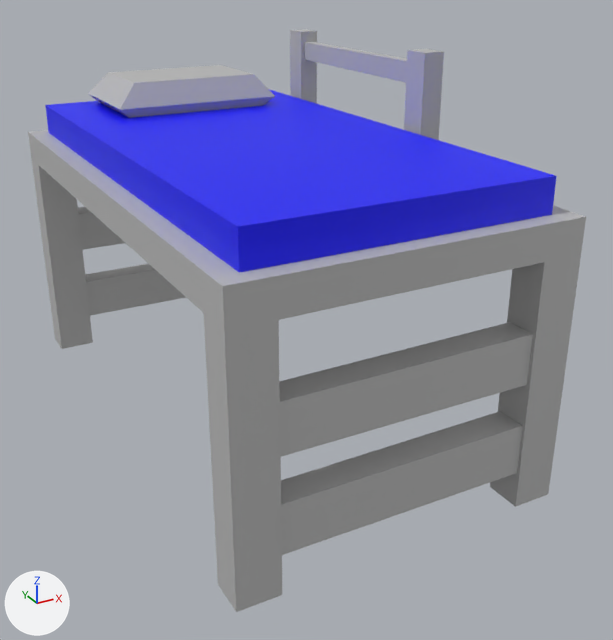
The FBX model Level Assets/Bed/model_bed.fbx: old version first, new version second.
The view is the same before and after, from a 50 mm camera at (-0.0527, -0.1115, 0.069) aimed at (0.0046, -0.0072, 0.0168). The lights are fixed; the arrows at lower left show +X, +Y and +Z. The picture after the commit comes second. Where no turn or scale is listed for an object, it has been applied to the vertices.

Names of what the first picture shows: 'SM_Bed'.
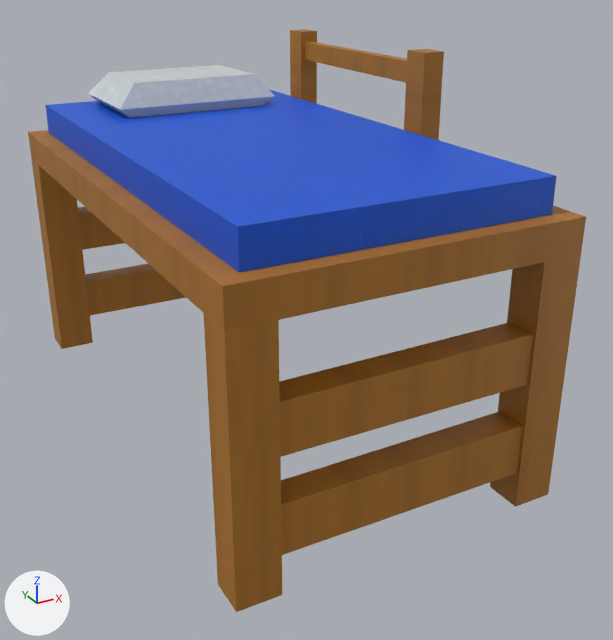
Patch to the scene script:
```diff
--- a/Level Assets/Bed/model_bed.fbx.py
+++ b/Level Assets/Bed/model_bed.fbx.py
@@ img_text_bed_png @@
+img_text_bed_png = load_image('Text_Bed.png', '_unpacked/Text_Bed.png', 1024, 1024, 'sRGB')
@@ mat_m_wood @@
 mat_m_wood = principled_material('M_Wood')
-mat_m_wood.base_color = (0.5, 0.5, 0.5)  # grey #bcbcbc
+mat_m_wood.texture = img_text_bed_png  # with its transparency
@@ mat_m_blanket @@
 mat_m_blanket = principled_material('M_Blanket')
-mat_m_blanket.base_color = (0.0, 0.0, 1.0)  # blue #0000ff
+mat_m_blanket.texture = img_text_bed_png  # with its transparency
@@ mat_m_pillow @@
 mat_m_pillow = principled_material('M_Pillow')
-mat_m_pillow.base_color = (0.5, 0.5, 0.5)  # grey #bcbcbc
+mat_m_pillow.texture = img_text_bed_png  # with its transparency
@@ me_mesh @@
 me_mesh.from_pydata(...)  # 378 vertices, 388 faces; spans x -0.0249..0.0249, y -0.0419..0.0419, z -0.0277..0.0277
 # used by ob_sm_bed; location = (0.0014, 0.0, 0.0277)
+# me_mesh part 1: texture (UV) coordinates of 388 of 388 faces, centred in x -0.0249..0.0249, y -0.0419..0.0419, z -0.0277..0.0277, changed; they spanned u 0.12..0.88, v 0.0..1.0 and now span u 0.01..0.78, v 0.03..0.86
 me_mesh.materials.append(mat_m_wood)
```

Pixel boxes [x1, y1, x2, y2] of what changed, in the pictures (613 x 640 px):
'SM_Bed', surface changed (darker)
    both: [28, 29, 586, 612]
